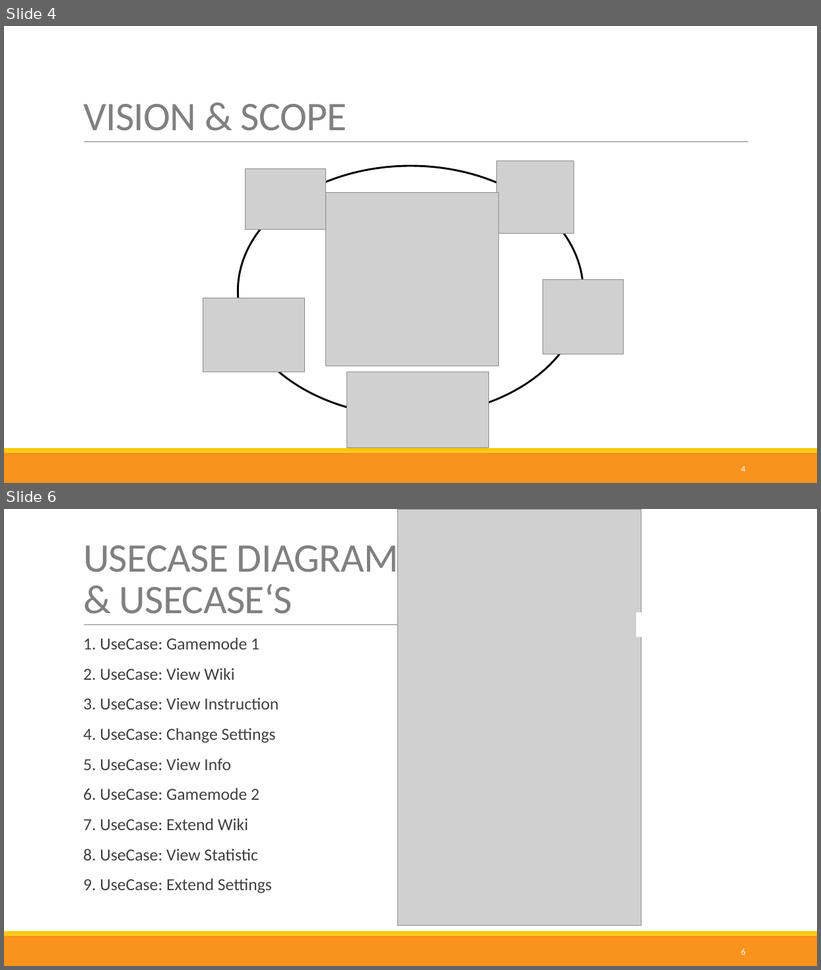
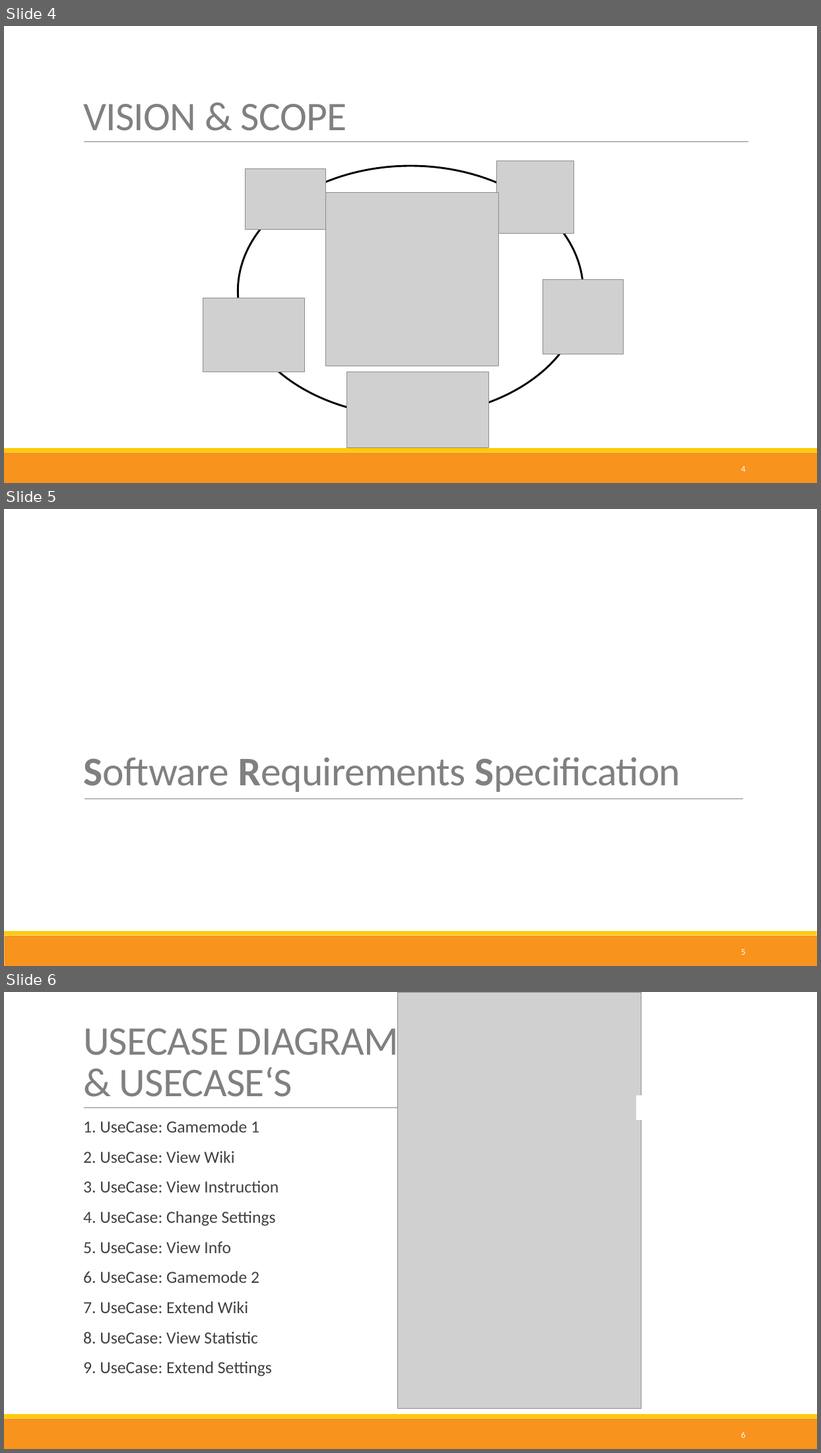
Before and after one commit to nappydevelopment/Nappy-the-ingenious-docs, a slide deck: presentation/Final/Final.pptx. Shown one above the other, each under a label of ours: slides 4 and 6 before the commit, slides 4, 5 and 6 after it; the slides between them are not shown. The pictures are 821x970 and 821x1453 pixels, drawn with LibreOffice and Linux fonts; fonts in the diff are those of the drawing; grey boxes stand for pictures. Boxes give left, top, right and bottom in pixels: in the first picture for what was removed or moved away, otherwise in the second. Text is boxed around its words. In the diff, an @@ line names an element or a change of style, - is before the commit and + after.

```diff
--- a/presentation/Final/Final.pptx
+++ b/presentation/Final/Final.pptx
@@ slide 5 added at (4,509,817,966), background #FFFFFF; not listed: 2 template elements that a slide beside it also shows @@
@@ title added at (83,757,680,792), 48 pt, text #808080 @@
+Software Requirements Specification
@@ line added from (85, 799) to (743, 799), #808080 0.5 pt @@
@@ page number added at (741,949,746,955), 10.5 pt, text #FFFFFF @@
+5
```
Also in this commit, not shown: 7 slides changed, 5 other slides added, 4 slides removed, 3 other files.
